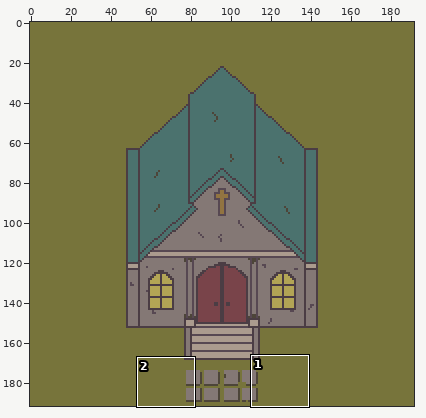
Sprite sheet -- assets/basic_chapel.png. Above: a wide view before the commit, with the close-up outlined.
Close-up. The starting point:
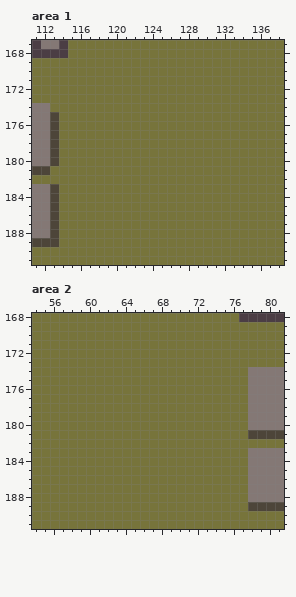
The file is 192x192 pixels. Shown: area 1: x 111..138, y 167..191; area 2: x 54..81, y 168..191.
New version:
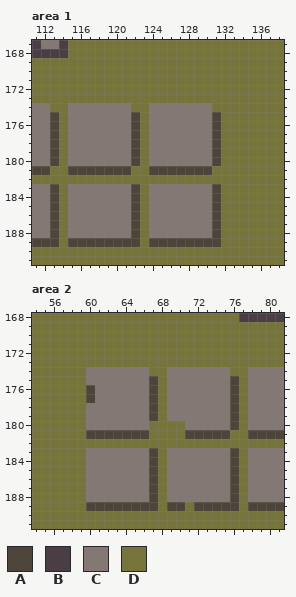
Palette (. is transparent): A #4d4539  B #4b3d44  C #847875  D #77743b
Change:
Area 1:
Colour A replaces colour D in rows 175 to 180 at x 122 and 131; in row 181 at x 115 to 121 and 124 to 130; in rows 183 to 188 at x 122 and 131; in row 189 at x 115 to 122 and 124 to 131.
Colour C replaces colour D in rows 174 to 180 at x 115 to 121 and 124 to 130; in rows 183 to 188 at x 115 to 121 and 124 to 130.
Area 2:
Colour A replaces colour D in row 175 at x 67 and 76; in rows 176 to 177 at x 60, 67 and 76; in rows 178 to 179 at x 67 and 76; in row 180 at x 76; in row 181 at x 60 to 66 and 71 to 75; in rows 183 to 188 at x 67 and 76.
Colour A replaces colour D in row 189 at x 60 to 67, 69 to 70 and 72 to 76.
Colour C replaces colour D in rows 174 to 175 at x 60 to 66 and 69 to 75; in rows 176 to 177 at x 61 to 66 and 69 to 75; in rows 178 to 179 at x 60 to 66 and 69 to 75; in row 180 at x 60 to 66 and 71 to 75; in rows 183 to 188 at x 60 to 66 and 69 to 75.
Pixel boxes of the changes (left, top, right, bottom) in both close-ups:
changed: (68, 103, 221, 247)
changed: (86, 367, 239, 511)
